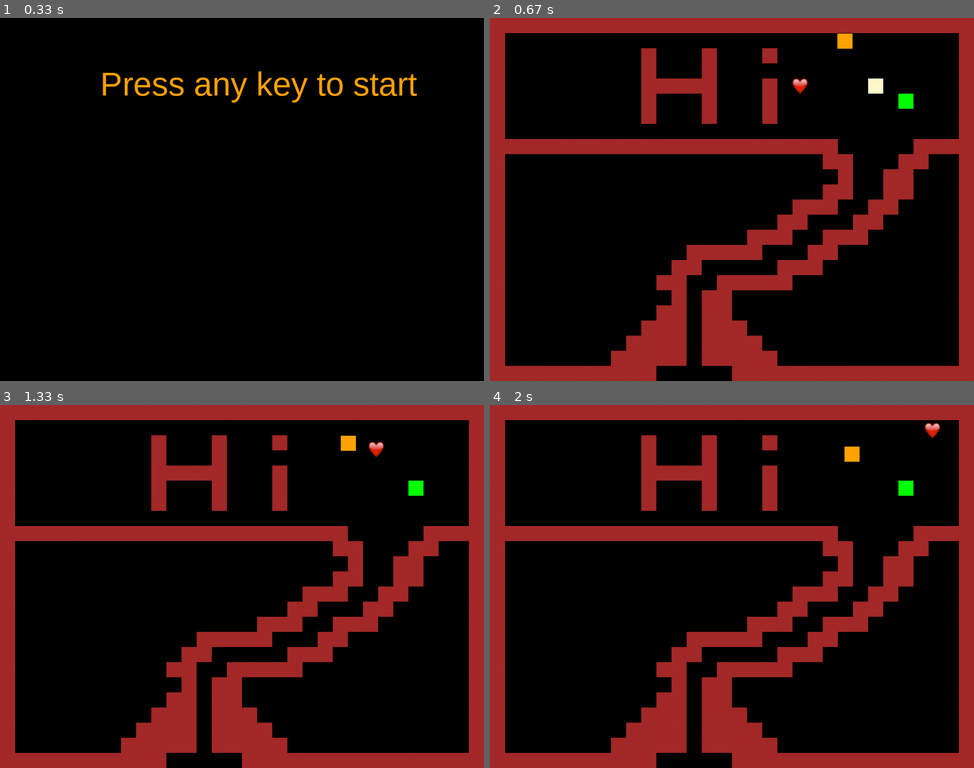
Above: before the commit, frames 1-4 (two rows, left to right).
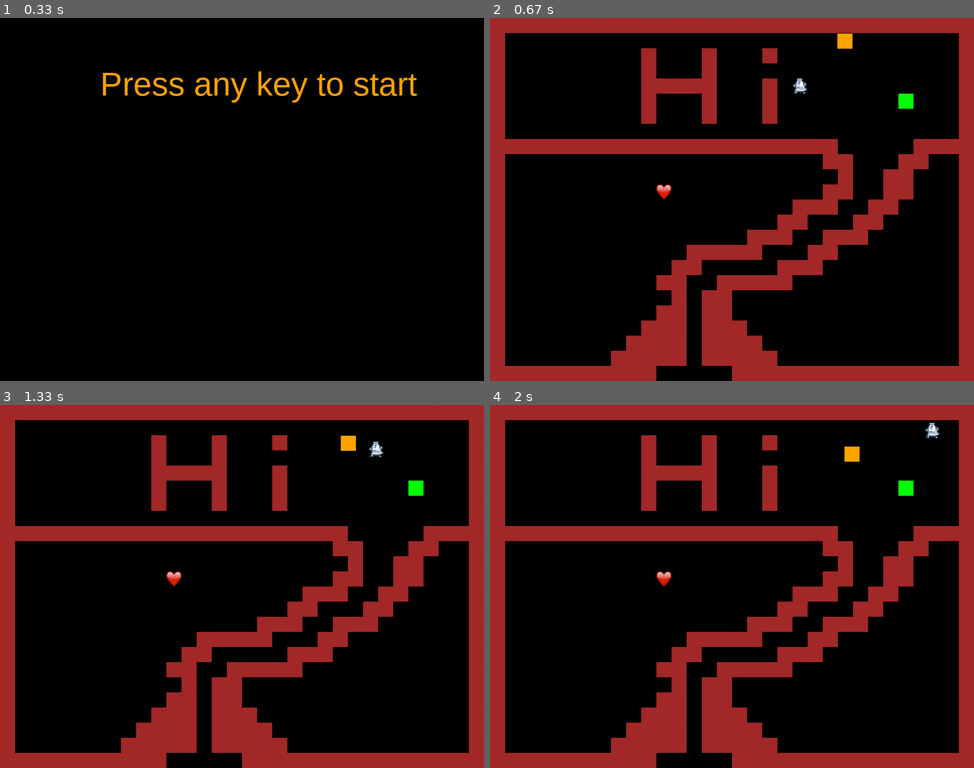
Above: after the commit, the same moments.

Repository: MatthieuOByrne/Matthieu_O-Byrne_PYGAME_game_engine
Game: pygame game, started from main.py
Two runs of this game, one before a commit and one after it. Both use one fixed random seed, a clock stepped at 60 frames per second and the inputs below.
Inputs:
- Up to frame 1 (0.33 s): no input
- Up to frame 2 (0.67 s): tap D at 0.33 s
- Up to frame 3 (1.33 s): hold Right 0.67-1.13 s; hold Up from 1.17 s (still down)
- Up to frame 4 (2 s): release Up at 1.47 s; hold Right 1.5-1.97 s

Frame 1 is identical in both runs. In frame 2, 0.4% of the frame differs, in the area x 34-82%, y 16-51%; in frame 3, 0.2%; in frame 4, 0.2%.

Commit message:
Multiple levels

Diff:
--- a/level1.txt
+++ b/level1.txt
@@ -2,14 +2,14 @@
 1......................m.......1
 1.........1...1...1............1
 1.........1...1................1
-1.........11111...1.p....c.....1
+1.........11111...1.p..........1
 1.........1...1...1........s...1
 1.........1...1...1............1
 1..............................1
 11111111111111111111111.....1111
 1.....................11...11..1
 1......................1..11...1
-1.....................11..11...1
+1..........c..........11..11...1
 1...................111..11....1
 1..................11...11.....1
 1................111..111......1
--- a/level2.txt
+++ b/level2.txt
@@ -19,6 +19,6 @@
 1......................m.......1
 1.........1...1...1............1
 1.........1...1................1
-1.........11111...1......c.....1
+1.........11111...1.....c......1
 1.........1...1...1........s...1
 1.........1...1...1............1
--- a/main.py
+++ b/main.py
@@ -63,7 +63,7 @@
                 if tile == '1':
                     Wall(self, col, row)
                 if tile == 'c':
-                    Coin(self, col, row)
+                    HealthBar(self, col, row)
                 if tile == 'p':
                     self.player = Player(self, col, row)
                 if tile == 's':
@@ -82,10 +82,10 @@
             for col, tile in enumerate(tiles):
                 if tile == '1':
                     Wall(self, col, row)
-                if tile == 'c':
-                    Coin(self, col, row)
                 if tile == 'p':
                     self.player = Player(self, col, row)
+                if tile == 'c':
+                    HealthBar(self, col, row)
                 if tile == 's':
                     Powerup_Speed(self, col, row)
                 if tile == 'm':
@@ -127,8 +127,6 @@
             self.playing = False
         if self.currLvl == LEVEL1 and self.player.y > 768:
             self.change_level(LEVEL2)
-            print("testic")
-
     # Draw screen
     def draw(self):
         self.screen.fill(BGCOLOR)
--- a/sprites.py
+++ b/sprites.py
@@ -49,7 +49,7 @@
         # (pg.sprite.Sprite)
         self.groups = game.all_sprites
         pg.sprite.Sprite.__init__(self, self.groups)
-        self.spritesheet = Spritesheet(path.join(img_folder, 'heart.png'))
+        self.spritesheet = Spritesheet(path.join(img_folder, 'Bellarman.png'))
         self.load_images()
         self.image = self.standing_frames[0] # Fill player surface with blue color
         self.game = game
@@ -148,6 +148,23 @@
         self.collide_with_group(self.game.powerup, True)
         self.collide_with_group(self.game.mobs, False)
 
+class HealthBar(pg.sprite.Sprite):
+    def __init__(self, game, x, y):
+        self.groups = game.all_sprites
+        pg.sprite.Sprite.__init__(self, self.groups)
+        self.spritesheet = Spritesheet(path.join(img_folder, 'heart.png'))
+        self.load_images()
+        self.image = self.standing_frames[0] # Fill player surface with blue color
+        self.game = game
+        self.rect = self.image.get_rect()  # Get player rectangle
+        self.x = x * TILESIZE  # Set player x position
+        self.y = y * TILESIZE  # Set player y position
+    def load_images(self):
+        self.standing_frames = [self.spritesheet.get_image(0,0, 32, 32),
+                                self.spritesheet.get_image(32,0, 32, 32)]
+    def update(self):
+        self.rect.x = self.x
+        self.rect.y = self.y
 # Wall class definition
 class Wall(pg.sprite.Sprite):
     def __init__(self, game, x, y):
Binary file added: images/Bellarman.png
Binary file added: images/blackstrip.png
